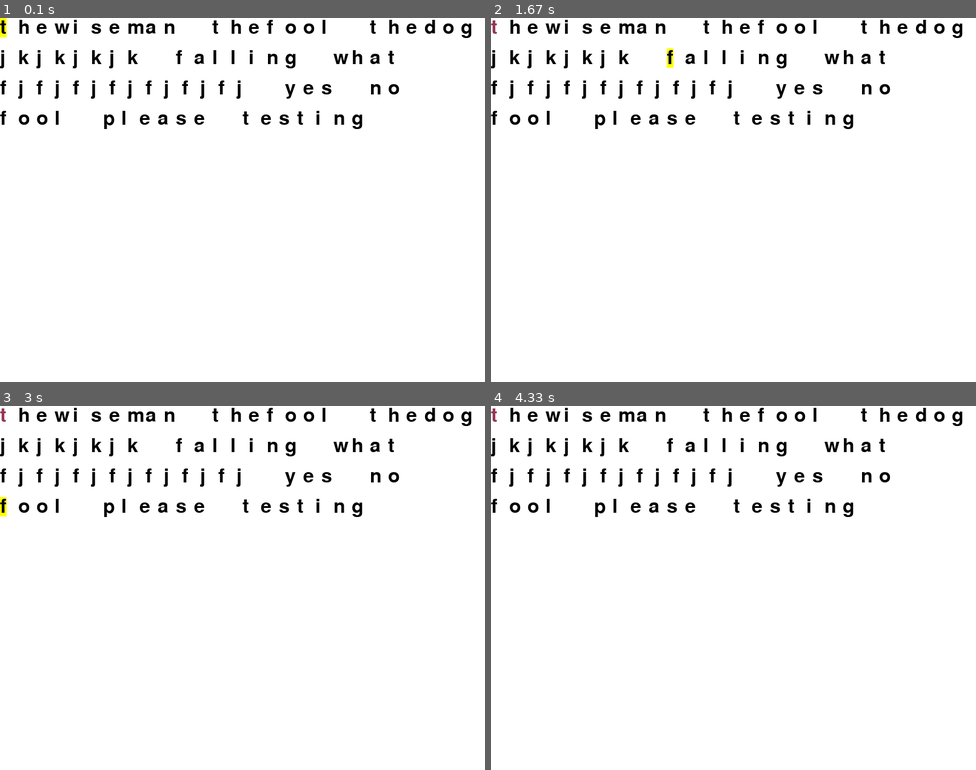
Above: before the commit, frames 1-4 (two rows, left to right).
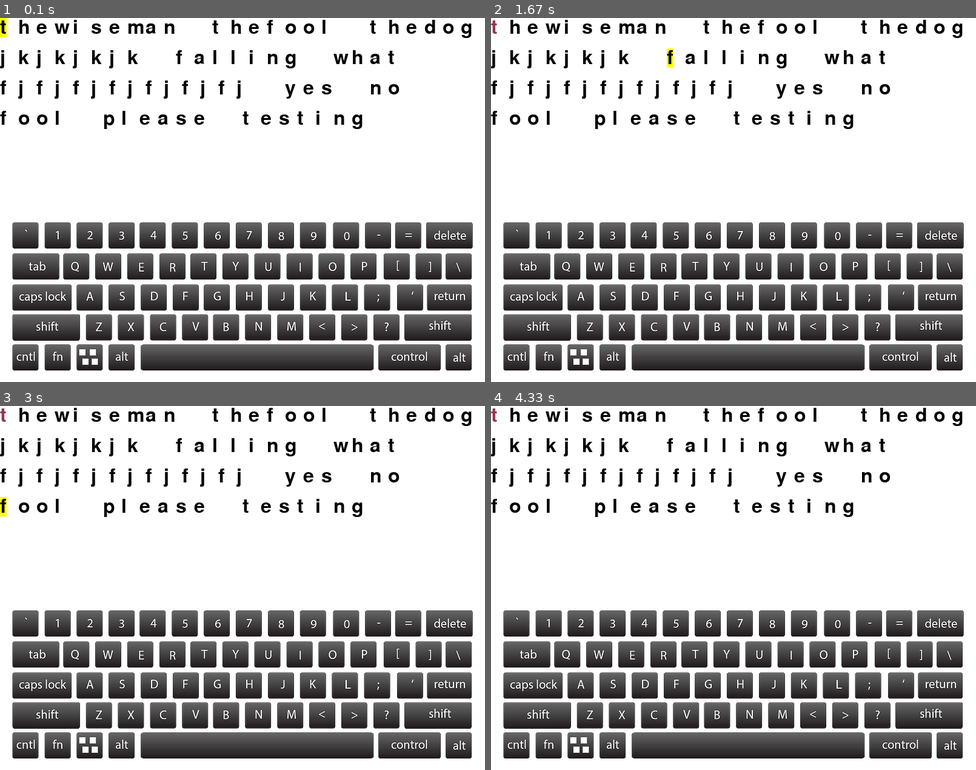
Above: after the commit, the same moments.

Repository: classTheTester/finalProject
Game: pygame game, started from randomShit/fuckyou.py
Same seed, same stepped clock (60 frames per second), same inputs: the game is played once before the commit and once after it.
Inputs:
- Up to frame 1 (0.1 s): no input
- Up to frame 2 (1.67 s): tap Enter at 0.33 s; tap Space at 0.67, 1.07, 1.37, 1.57 s
- Up to frame 3 (3 s): tap Space at 1.9, 2.2, 2.4, 2.7, 2.97 s
- Up to frame 4 (4.33 s): tap Space at 3.3, 3.6, 3.73 s

The runs differ from the first frame. In frame 1, 29% of the frame differs, in the area x 2-98%, y 56-97%; in frame 2, 29%; in frame 3, 29%; in frame 4, 29%.

Commit message:
added keyboard - gonna add functions

Diff:
--- a/randomShit/fuckyou.py
+++ b/randomShit/fuckyou.py
@@ -22,6 +22,8 @@
 # assigning values to X and Y variable
 X = 800
 Y = 600
+keyboardImg = pygame.image.load("keyboard.png")
+#keyboardImg = pygame.transform.scale(keyboardImg, (200, 150))
 timeList = []
 accuracyList = []
 # create the display surface object
@@ -51,7 +53,7 @@
     for i in range(len(words)):
         wordUsed = Words(words[i],xSpace, ySpace)
         listClass.append(wordUsed)
-        if xSpace + 30*len(words[i])+50 < 650:
+        if xSpace + 30*len(words[i])+40 < 650:
             xSpace += 30*len(words[i]) + 50
         else:
             ySpace += 50
@@ -76,6 +78,7 @@
 def redraw():
     yVal = 20
     display_surface.fill(white)
+    display_surface.blit(keyboardImg, (0, 300))
     for i in range(len(listClass)):
         if i == wordsCounter:
             listClass[i].drawWord(display_surface, True)
Binary file added: randomShit/keyboard.png
